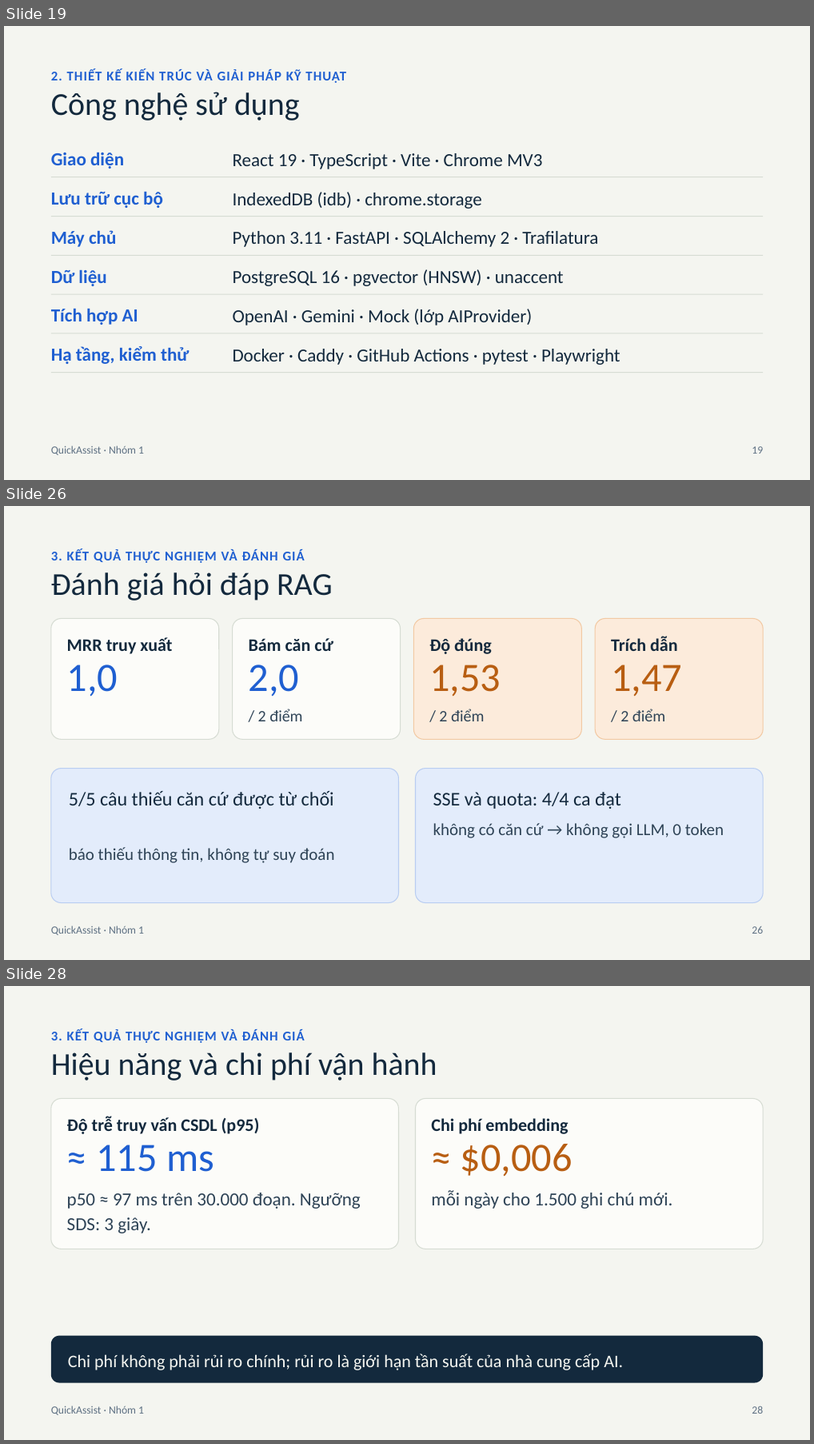
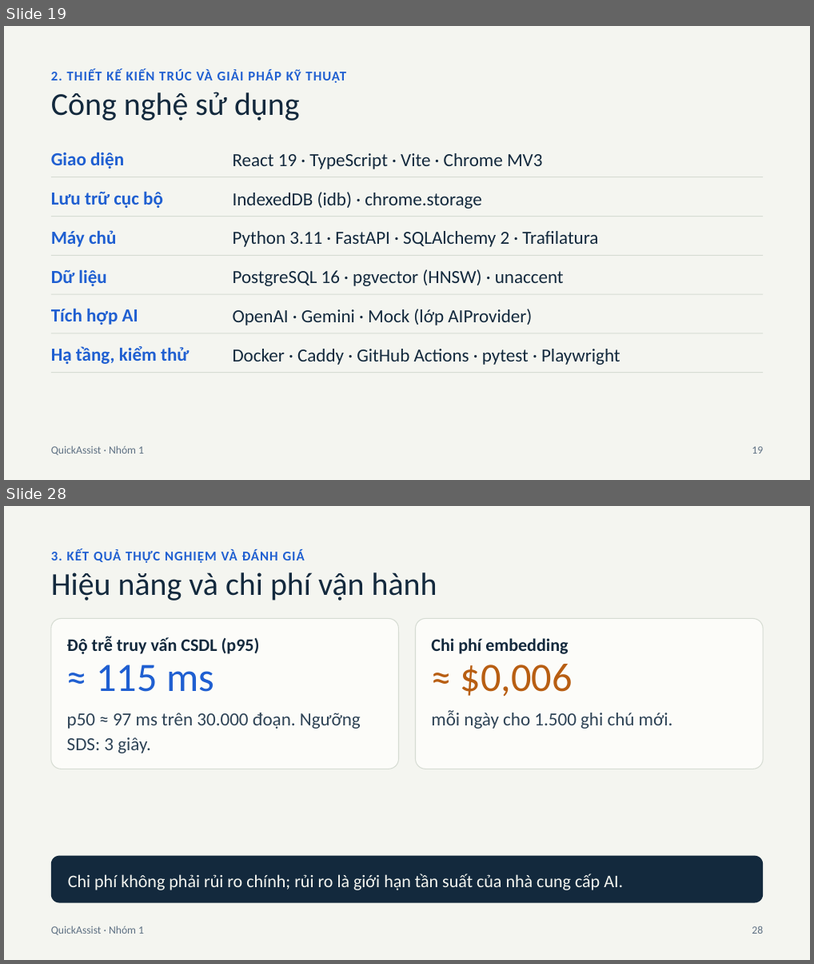
Before and after one commit to watashiwalds/quick-assist-ext, a slide deck: docs/specs/Presentation_Nhom01.pptx. Shown one above the other, each under a label of ours: slides 19, 26 and 28 before the commit, slides 19 and 28 after it; the slides between them are not shown. The pictures are 814x1444 and 814x964 pixels, drawn with LibreOffice and Linux fonts; fonts in the diff are those of the drawing. Boxes give left, top, right and bottom in pixels: in the first picture for what was removed or moved away, otherwise in the second. Text is boxed around its words. In the diff, an @@ line names an element or a change of style, - is before the commit and + after.

```diff
--- a/docs/specs/Presentation_Nhom01.pptx
+++ b/docs/specs/Presentation_Nhom01.pptx
@@ slide 26 removed at bbox=[4, 506, 810, 960], background #F4F5F0 @@
@@ text removed at bbox=[51, 550, 305, 563] @@
-3. KẾT QUẢ THỰC NGHIỆM VÀ ĐÁNH GIÁ
@@ text removed at bbox=[51, 572, 333, 600] @@
-Đánh giá hỏi đáp RAG
@@ rounded rectangle removed at bbox=[51, 619, 219, 740] @@
@@ rounded rectangle removed at bbox=[233, 619, 401, 740] @@
@@ rounded rectangle removed at bbox=[414, 619, 582, 740] @@
@@ rounded rectangle removed at bbox=[596, 619, 764, 740] @@
@@ text removed at bbox=[67, 637, 172, 654] @@
-MRR truy xuất
@@ text removed at bbox=[249, 638, 333, 651] @@
-Bám căn cứ
@@ text removed at bbox=[430, 638, 492, 654] @@
-Độ đúng
@@ text removed at bbox=[611, 636, 678, 651] @@
-Trích dẫn
@@ text removed at bbox=[67, 664, 118, 696] @@
-1,0
@@ text removed at bbox=[249, 664, 300, 696] @@
-2,0
@@ text removed at bbox=[430, 664, 501, 696] @@
-1,53
@@ text removed at bbox=[611, 664, 682, 696] @@
-1,47
@@ text removed at bbox=[258, 708, 302, 721] @@
-/ 2 điểm
@@ text removed at bbox=[439, 708, 484, 721] @@
-/ 2 điểm
@@ text removed at bbox=[621, 708, 666, 721] @@
-/ 2 điểm
@@ rounded rectangle removed at bbox=[51, 768, 399, 902] @@
@@ rounded rectangle removed at bbox=[416, 768, 764, 902] @@
@@ text removed at bbox=[69, 791, 334, 808] @@
-5/5 câu thiếu căn cứ được từ chối
@@ text removed at bbox=[434, 792, 622, 808] @@
-SSE và quota: 4/4 ca đạt
@@ text removed at bbox=[434, 823, 724, 838] @@
-không có căn cứ → không gọi LLM, 0 token
@@ text removed at bbox=[69, 847, 335, 863] @@
-báo thiếu thông tin, không tự suy đoán
@@ text removed at bbox=[51, 925, 144, 935] @@
-QuickAssist · Nhóm 1
@@ text removed at bbox=[752, 926, 763, 933] @@
-26
```
Also in this commit, not shown: 5 slides changed, 6 slides added, 5 other slides removed, 4 other files.
